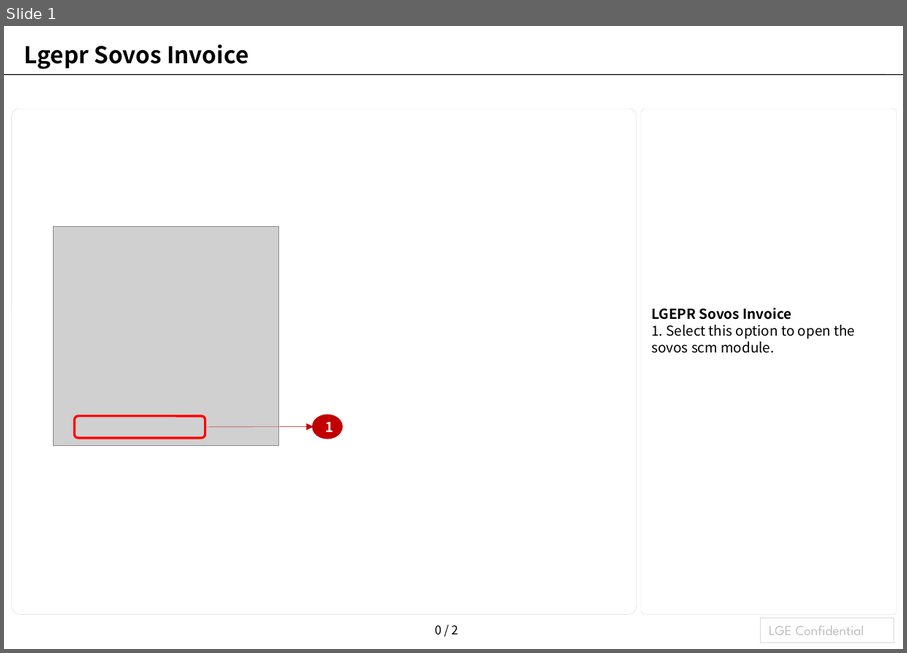
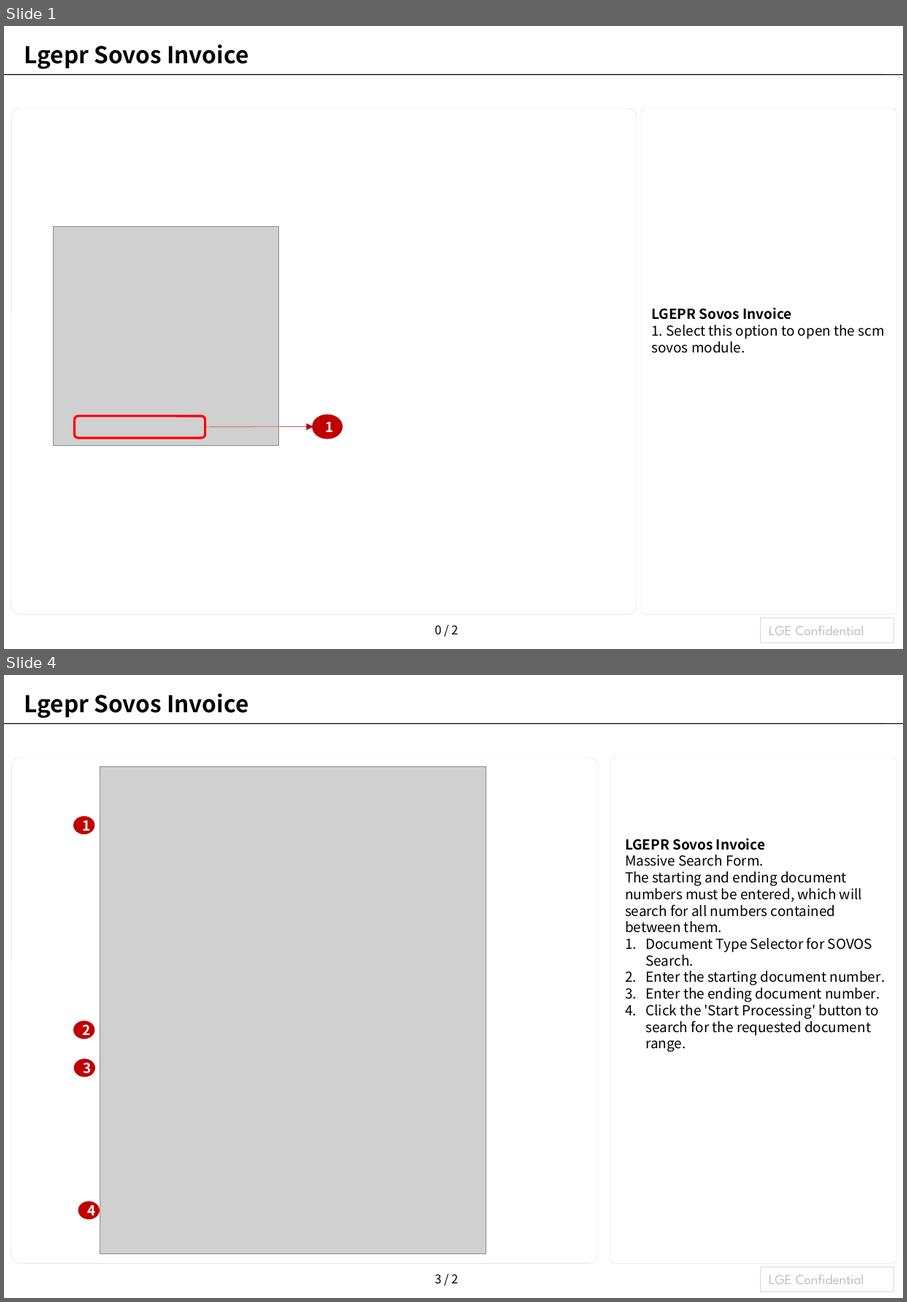
Before and after one commit to laparkaes/lgperu, a slide deck: user_manual/module/lgepr_sovos_invoice/lgepr_sovos_invoice_en.pptx. Shown one above the other, each under a label of ours: slide 1 before the commit, slides 1 and 4 after it; the slides between them are not shown. The pictures are 907x653 and 907x1302 pixels, drawn with LibreOffice and Linux fonts; fonts in the diff are those of the drawing; grey boxes stand for pictures. Boxes give left, top, right and bottom in pixels: in the first picture for what was removed or moved away, otherwise in the second. Text is boxed around its words. In the diff, an @@ line names an element or a change of style, - is before the commit and + after.

```diff
--- a/user_manual/module/lgepr_sovos_invoice/lgepr_sovos_invoice_en.pptx
+++ b/user_manual/module/lgepr_sovos_invoice/lgepr_sovos_invoice_en.pptx
@@ slide 4 added at bbox=[4, 675, 903, 1298], background #FFFFFF; not listed: 3 template elements that a slide beside it also shows @@
@@ title added at bbox=[24, 693, 249, 718], 20 pt, text #000000, bold @@
+Lgepr Sovos Invoice
@@ rounded rectangle added at bbox=[11, 757, 597, 1263], outline #D9D9D9 0.25 pt @@
@@ rounded rectangle added at bbox=[611, 757, 898, 1263], outline #D9D9D9 0.25 pt @@
@@ picture added at bbox=[100, 767, 487, 1254] @@
@@ ellipse added at bbox=[75, 817, 94, 833], fill #C00000, outline #C00000 2 pt, 12 pt, text #FFFFFF, bold @@
+1
@@ text added at bbox=[625, 838, 886, 1052], 12 pt, text #000000 @@
+LGEPR Sovos Invoice
+Massive Search Form.
+The starting and ending document numbers must be entered, which will search for all numbers contained between them.
+1. Document Type Selector for SOVOS Search.
+2. Enter the starting document number.
+3. Enter the ending document number.
+4. Click the 'Start Processing' button to search for the requested document range.
@@ ellipse added at bbox=[75, 1022, 94, 1038], fill #C00000, outline #C00000 2 pt, 12 pt, text #FFFFFF, bold @@
+2
@@ ellipse added at bbox=[76, 1060, 95, 1075], fill #C00000, outline #C00000 2 pt, 12 pt, text #FFFFFF, bold @@
+3
@@ ellipse added at bbox=[80, 1202, 99, 1218], fill #C00000, outline #C00000 2 pt, 12 pt, text #FFFFFF, bold @@
+4
@@ slide 1 changed as well @@
@@ text at bbox=[652, 325, 885, 353]: text changed @@
-1. Select this option to open the sovos scm module.
+1. Select this option to open the scm sovos module.
```
Also in this commit, not shown: 1 other slide changed, 2 other slides added, 1 slide removed, 3 other files.
